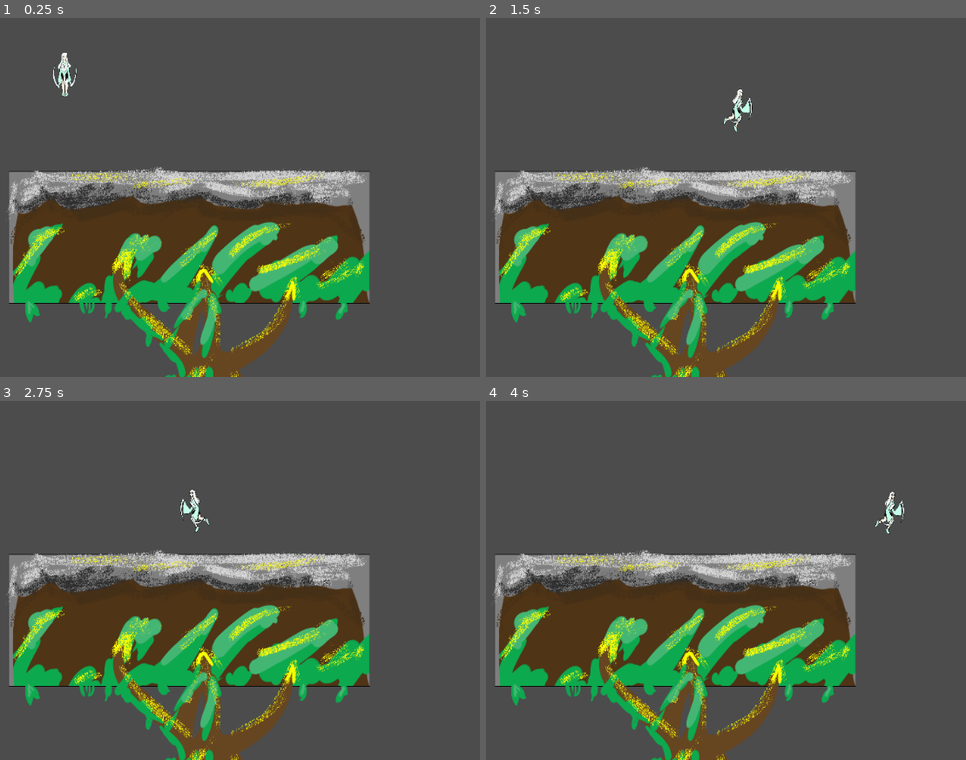
Above: before the commit, frames 1-4 (two rows, left to right).
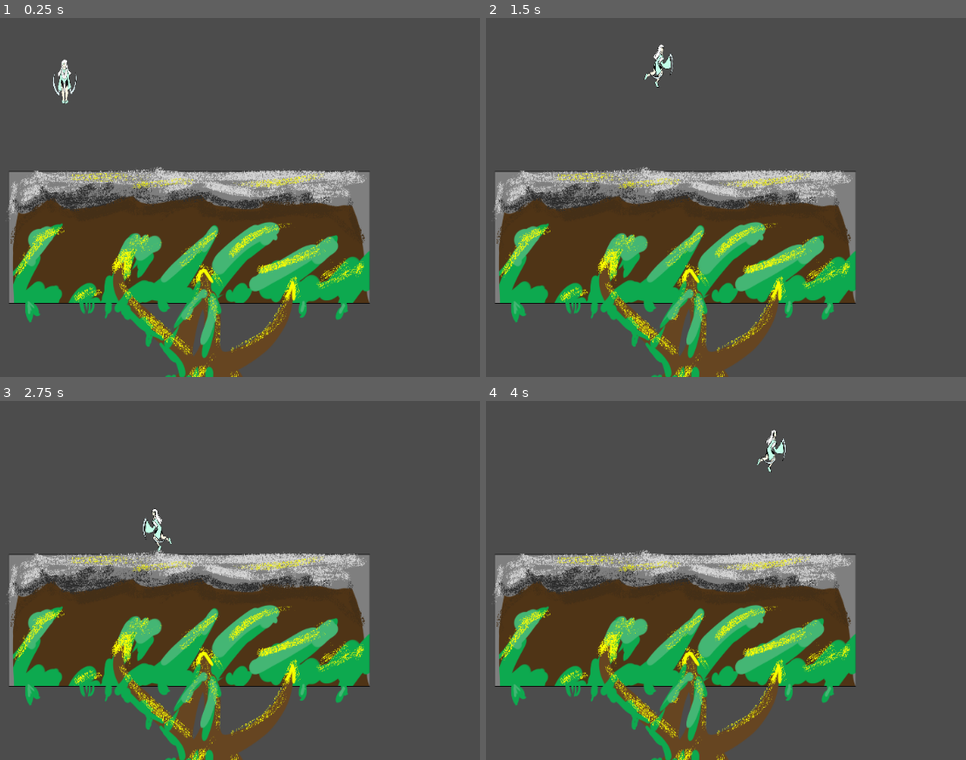
Above: after the commit, the same moments.

Repository: Samferos/Division-Star
Game: Godot game, scene res://testplayerandscene.tscn
Two runs of this game, one before a commit and one after it. Both use one fixed random seed, a clock stepped at 60 frames per second and the inputs below.
Inputs:
- Up to frame 1 (0.25 s): no input
- Up to frame 2 (1.5 s): hold D (Right) from 0.53 s (still down); tap Space (Jump) at 0.6, 0.77, 1.07, 1.35 s
- Up to frame 3 (2.75 s): tap Space (Jump) at 1.52, 1.82, 2.1 s; release D (Right) at 2.03 s; hold Q (Left) from 2.03 s (still down)
- Up to frame 4 (4 s): release Q (Left) at 2.78 s; hold D (Right) from 2.78 s (still down); tap Space (Jump) at 2.85, 3.02, 3.32, 3.6, 3.77 s

The runs differ from the first frame. In frame 1, 0.3% of the frame differs, in the area x 10-16%, y 9-25%; in frame 2, 0.5%, in the area x 32-56%, y 7-32%; in frame 3, 0.5%; in frame 4, 0.5%.

Commit message:
aaaaaaa

Diff:
--- a/Player.tscn
+++ b/Player.tscn
@@ -1,7 +1,21 @@
-[gd_scene load_steps=7 format=2]
+[gd_scene load_steps=9 format=2]
 
 [ext_resource path="res://Scripts/Player.gd" type="Script" id=1]
 [ext_resource path="res://sprite/charcters/perso1.png" type="Texture" id=2]
+[ext_resource path="res://sprite/charcters/perso1cotegauche.png" type="Texture" id=3]
+
+[sub_resource type="SpriteFrames" id=5]
+animations = [ {
+"frames": [ ExtResource( 2 ) ],
+"loop": true,
+"name": "idle",
+"speed": 5.0
+}, {
+"frames": [ ExtResource( 3 ) ],
+"loop": true,
+"name": "side",
+"speed": 5.0
+} ]
 
 [sub_resource type="CapsuleShape2D" id=1]
 radius = 24.0
@@ -24,20 +38,24 @@
 [node name="Player" type="KinematicBody2D"]
 script = ExtResource( 1 )
 
-[node name="Sprite" type="Sprite" parent="."]
+[node name="Sprite" type="AnimatedSprite" parent="."]
 scale = Vector2( 0.212693, 0.212693 )
-texture = ExtResource( 2 )
+frames = SubResource( 5 )
+animation = "idle"
 offset = Vector2( 20, 0 )
 
 [node name="Collision" type="CollisionShape2D" parent="."]
 shape = SubResource( 1 )
 
 [node name="Particles" type="Particles2D" parent="."]
-position = Vector2( 4.25, 0 )
 emitting = false
 amount = 12
 lifetime = 0.2
 one_shot = true
+visibility_rect = Rect2( -50, -50, 100, 100 )
 local_coords = false
 process_material = SubResource( 4 )
 texture = ExtResource( 2 )
+
+[node name="Timer" type="Timer" parent="."]
+wait_time = 0.3
--- a/Scripts/Player.gd
+++ b/Scripts/Player.gd
@@ -4,51 +4,38 @@
 export var speed = 10.0
 export var jumpForce = 5
 export var fallMultiplier = 7
-var velocity = 50
+var yVelocity = 0
 var direction = Vector2.ZERO
-var jumps = 2
+var jumps = 1
 var onFloor = false
-var previousSpeed
-
-func _ready():
-	previousSpeed = speed
 
 func _physics_process(delta):
 	if not is_on_floor():
-		if onFloor and jumps == 2:
-			velocity = 0
-			onFloor = false
-		velocity -= fallMultiplier * 60 * delta
+		onFloor = false
+		yVelocity -= fallMultiplier * 60 * delta
 	else:
 		if onFloor:
+			yVelocity = 0
 			jumps = 2
-		speed = previousSpeed
 		onFloor = true
-	move_and_slide(Vector2(0, -velocity), Vector2.UP)
+	move_and_slide(Vector2(0, -yVelocity), Vector2.UP)
 	direction = Vector2(int(Input.is_action_pressed("Right")) - int(Input.is_action_pressed("Left")),0)
 	direction *= speed * 60 * delta
-	if Input.is_action_just_pressed("Jump") and jumps == 2:
+	if Input.is_action_just_pressed("Jump") and jumps > 0:
 		onFloor = false
 		jumps -= 1
-		velocity = 60 * jumpForce
-	elif Input.is_action_just_pressed("Jump") and jumps == 1:
-		jumps -= 1
-		$Particles.restart()
-		$Particles.emitting = true
-		previousSpeed = speed
-		speed *= 2
-		velocity = 60 * jumpForce * 0.25
+		yVelocity = 60 * jumpForce
 	move_and_collide(direction)
 
-	clamp(velocity, -1000, 1000)
-	print(velocity)
+	clamp(yVelocity, -1000, 1000)
+	print(yVelocity)
 
 func _process(delta):
 	if direction == Vector2.ZERO:
-		$Sprite.texture = load("res://sprite/charcters/perso1.png")
+		$Sprite.animation = "idle"
 	elif direction.x < 0:
-		$Sprite.texture = load("res://sprite/charcters/perso1cotegauche.png")
+		$Sprite.animation = "side"
 		$Sprite.flip_h = false
 	elif direction.x > 0:
-		$Sprite.texture = load("res://sprite/charcters/perso1cotegauche.png")
+		$Sprite.animation = "side"
 		$Sprite.flip_h = true
--- a/testplayerandscene.tscn
+++ b/testplayerandscene.tscn
@@ -21,7 +21,9 @@
 zoom = Vector2( 1.45, 1.177 )
 
 [node name="DeathZone" type="Area2D" parent="."]
-visible = false
+__meta__ = {
+"_edit_lock_": true
+}
 
 [node name="CollisionShape2D" type="CollisionShape2D" parent="DeathZone"]
 position = Vector2( 6.5, 1.5 )
